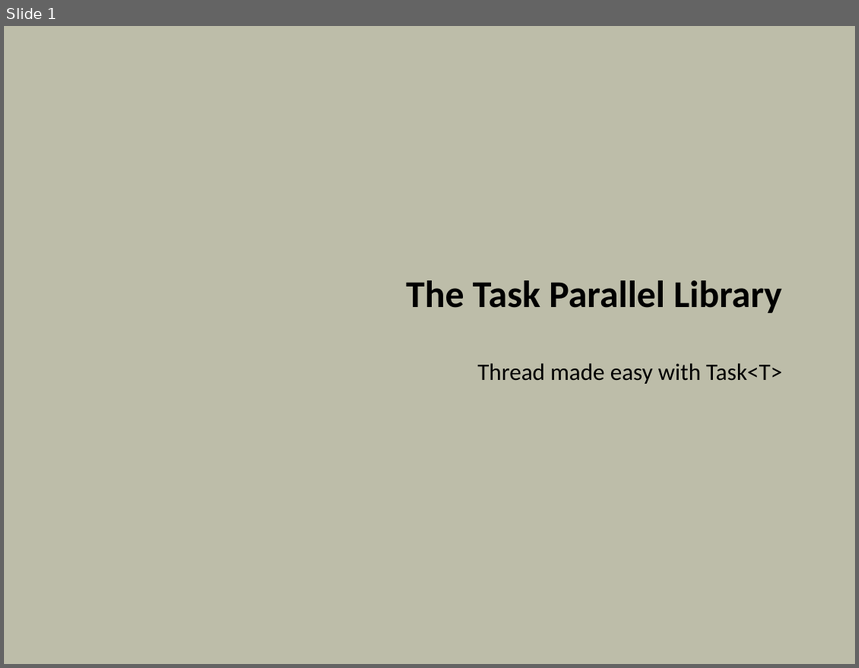
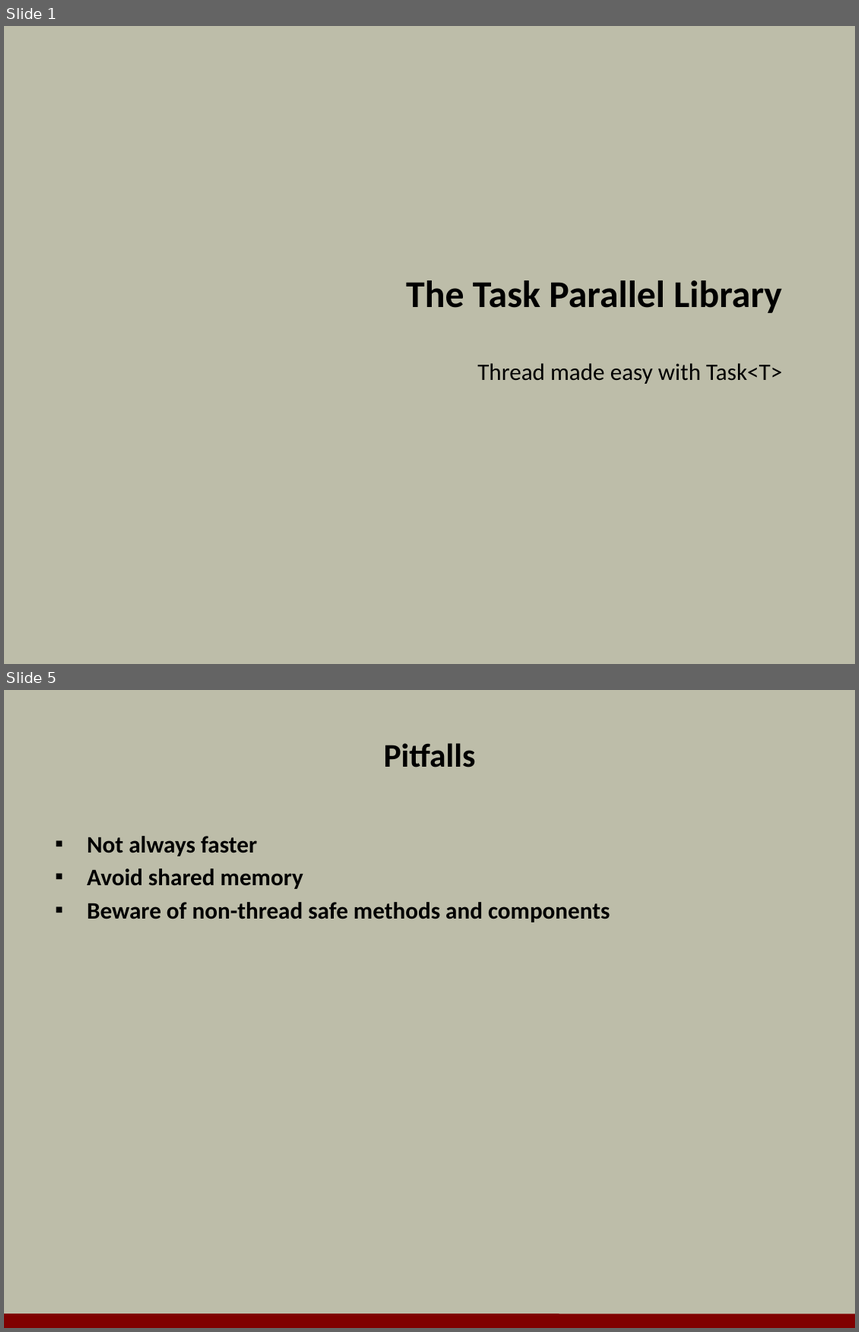
Before and after one commit to OdeToCode/classes, a slide deck: linq/slides/13_TPL.pptx. Shown one above the other, each under a label of ours: slide 1 before the commit, slides 1 and 5 after it; the slides between them are not shown. The pictures are 859x668 and 859x1332 pixels, drawn with LibreOffice and Linux fonts; fonts in the diff are those of the drawing; background and template pictures are left out. Boxes give left, top, right and bottom in pixels: in the first picture for what was removed or moved away, otherwise in the second. Text is boxed around its words. In the diff, an @@ line names an element or a change of style, - is before the commit and + after.

```diff
--- a/linq/slides/13_TPL.pptx
+++ b/linq/slides/13_TPL.pptx
@@ slide 5 added at box(4, 690, 855, 1328), background #BDBDA9 @@
@@ title added at box(384, 743, 476, 768), 28 pt, text #000000, bold @@
+Pitfalls
@@ text added at box(87, 836, 610, 923), 20 pt, text #000000, bold @@
+▪ Not always faster
+▪ Avoid shared memory
+▪ Beware of non-thread safe methods and components
@@ line added from (4, 1321) to (855, 1322), #800000 12 pt @@
```
Also in this commit, not shown: 1 slide changed, 10 other slides added, 25 slides removed.
